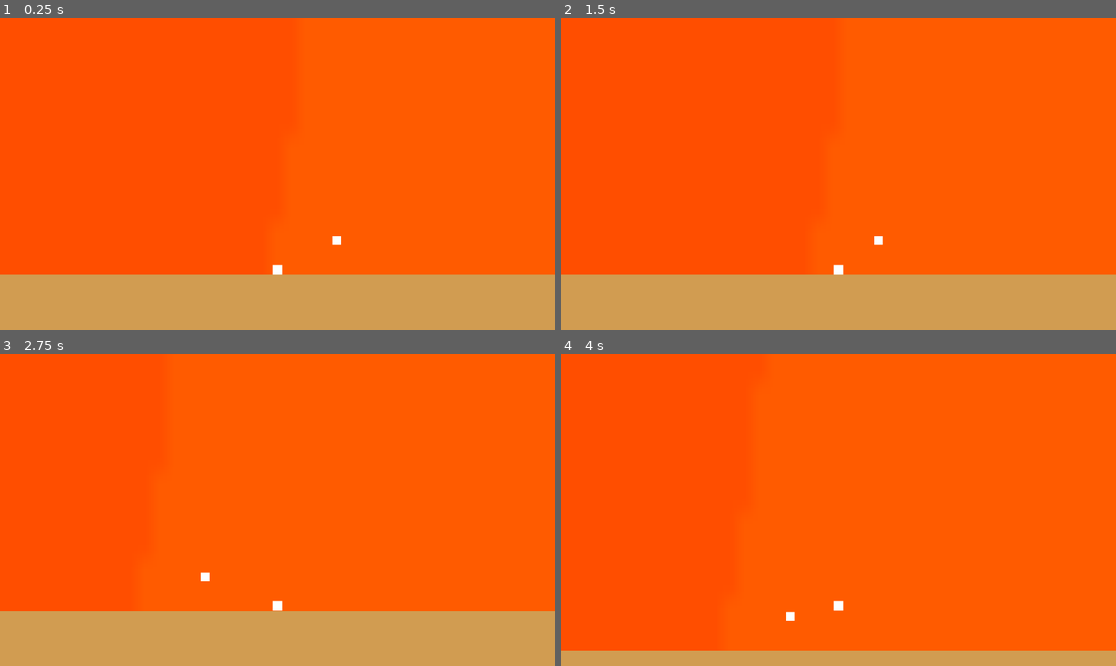
Above: before the commit, frames 1-4 (two rows, left to right).
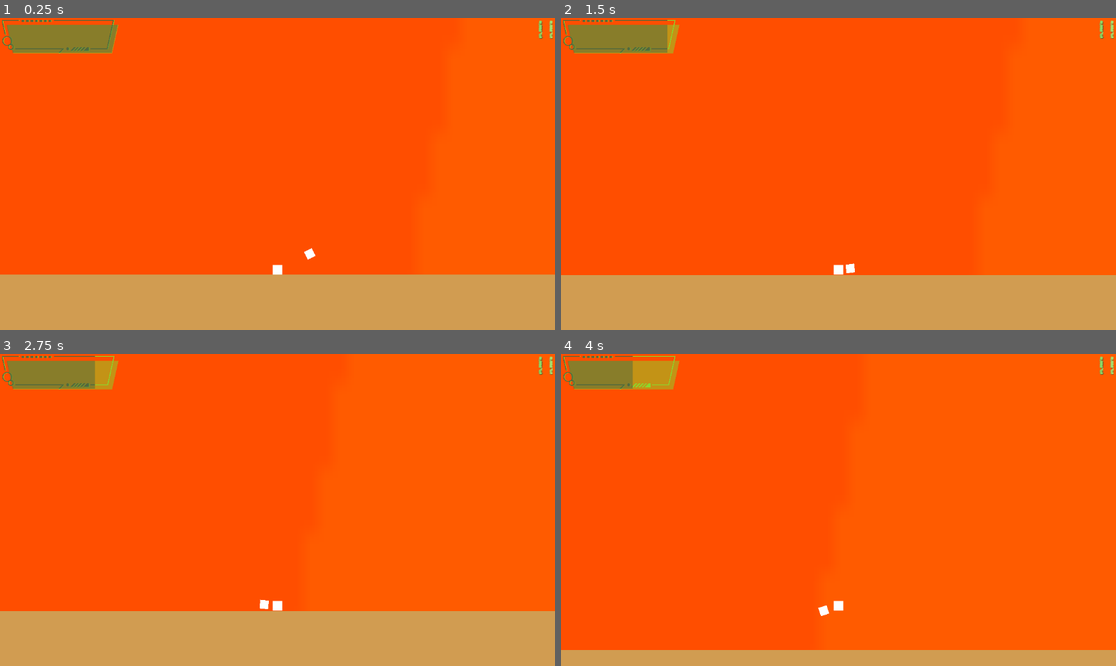
Above: after the commit, the same moments.

Repository: zsimpson-lgtm/The-Agent-Alien-Files
Game: Godot game, scene res://Scenes/Game.tscn
The game is run twice, just before and just after one commit, with the same random seed, the same clock (stepped at 60 frames per second) and the same inputs.
Inputs (mouse positions are in pixels of both pictures, inside the frame that each line leads up to):
- Up to frame 1 (0.25 s): no input
- Up to frame 2 (1.5 s): click (1104, 30) at 0.52 s; tap Enter at 1.25 s; hold D (right) from 1.28 s (still down)
- Up to frame 3 (2.75 s): keep holding D (right); tap Space (jump) at 1.52, 2.27 s
- Up to frame 4 (4 s): release D (right) at 2.78 s; hold A (left) 2.78-3.53 s; tap Space (jump) at 3.5, 3.77 s; hold D (right) from 3.53 s (still down)

The runs differ from the first frame. In frame 1, 2.1% of the frame differs, in the area x 0-100%, y 0-78%; in frame 2, 2.3%, in the area x 0-100%, y 0-83%; in frame 3, 2.0%; in frame 4, 2.3%.
Error before the commit: Invalid access to property or key 'global_position' on a base object of type 'Nil'. (res://Scripts/Enemy.gd:12)

Commit message:
Day 5
Fixed the code for enemy damage. Added the ui to the main game screen, and added a pause menu. Will work on adding buttons to pause menu and add functionality to those and the pause button. I also messed around with the healthbar to make it look like my design and worked on organising things and renaming things to make sense

Diff:
--- a/agent-alien/Scenes/Game.tscn
+++ b/agent-alien/Scenes/Game.tscn
@@ -2,12 +2,38 @@
 
 [ext_resource type="PackedScene" uid="uid://nlnouaeystk8" path="res://Scenes/Player.tscn" id="1_gl6un"]
 [ext_resource type="PackedScene" uid="uid://cxncghnh3v6y0" path="res://Scenes/Enemy.tscn" id="2_gl6un"]
-[ext_resource type="Texture2D" uid="uid://bc6whkwhkh3lv" path="res://Assets/Screen Shot 2026-06-11 at 2.55.24 PM.png" id="3_j5yw3"]
+[ext_resource type="Texture2D" uid="uid://bc6whkwhkh3lv" path="res://Assets/Backdrop.png" id="3_j5yw3"]
+[ext_resource type="Texture2D" uid="uid://bpyvnkpp5oujq" path="res://Assets/Healthbar_Empty.png" id="4_b2bpf"]
+[ext_resource type="Texture2D" uid="uid://1pesxjxisd1p" path="res://Assets/Healthbar_Full.png" id="5_7lihs"]
+[ext_resource type="Texture2D" uid="uid://0nx088tsqabq" path="res://Assets/Pause.png" id="6_7lihs"]
+[ext_resource type="Texture2D" uid="uid://b6k8texn66orb" path="res://Assets/Agent Alien (5).png" id="7_fgofq"]
 
 [sub_resource type="RectangleShape2D" id="RectangleShape2D_iukft"]
 size = Vector2(1155, 314)
 
 [node name="Node2D" type="Node2D" unique_id=1983854155]
+top_level = true
+
+[node name="CanvasLayer" type="CanvasLayer" parent="." unique_id=586048734]
+offset = Vector2(4, 4)
+scale = Vector2(0.2, 0.2)
+transform = Transform2D(0.2, 0, 0, 0.2, 4, 4)
+
+[node name="TextureProgressBar" type="TextureProgressBar" parent="CanvasLayer" unique_id=1462491059]
+show_behind_parent = true
+anchors_preset = -1
+anchor_left = -0.040000003
+anchor_top = -0.18200001
+anchor_right = -0.040000003
+anchor_bottom = -0.18200001
+offset_left = 46.08
+offset_top = 117.936005
+offset_right = 1258.08
+offset_bottom = 466.936
+max_value = 10.0
+value = 10.0
+texture_under = ExtResource("4_b2bpf")
+texture_progress = ExtResource("5_7lihs")
 
 [node name="Player" parent="." unique_id=1100361338 node_paths=PackedStringArray("health_ui") instance=ExtResource("1_gl6un")]
 position = Vector2(-66, -10)
@@ -50,21 +76,30 @@
 
 [node name="ScreenShot20260611At2_55_24Pm" type="Sprite2D" parent="." unique_id=607886359]
 z_index = -14
-position = Vector2(-2631, -2272)
+position = Vector2(-2294, -2457.0002)
 scale = Vector2(10.09042, 14.755144)
 texture = ExtResource("3_j5yw3")
 
-[node name="CanvasLayer" type="CanvasLayer" parent="." unique_id=586048734]
+[node name="CanvasLayer2" type="CanvasLayer" parent="." unique_id=1662910130]
 
-[node name="TextureProgressBar" type="TextureProgressBar" parent="CanvasLayer" unique_id=1462491059]
-anchors_preset = -1
-anchor_left = -0.040000003
-anchor_top = -0.18200001
-anchor_right = -0.040000003
-anchor_bottom = -0.18200001
-offset_left = -24.919998
-offset_top = -26.063995
-offset_right = 30.080002
-offset_bottom = 21.936005
-max_value = 10.0
-value = 7.0
+[node name="TextureButton" type="TextureButton" parent="CanvasLayer2" unique_id=397797266]
+offset_left = 1118.0
+offset_top = 3.0
+offset_right = 1273.0
+offset_bottom = 213.0
+scale = Vector2(0.2, 0.2)
+texture_normal = ExtResource("6_7lihs")
+
+[node name="AgentAlien(5)" type="Sprite2D" parent="CanvasLayer2" unique_id=444767274]
+visible = false
+position = Vector2(576.99994, 700)
+scale = Vector2(0.19421557, 0.16578041)
+texture = ExtResource("7_fgofq")
+offset = Vector2(0, -2500)
+
+[node name="Button" type="Button" parent="CanvasLayer2/AgentAlien(5)" unique_id=1412089164]
+visible = false
+offset_left = -762.03955
+offset_top = -3184.936
+offset_right = 725.99756
+offset_bottom = -2726.4983
--- a/agent-alien/Scripts/Enemy.gd
+++ b/agent-alien/Scripts/Enemy.gd
@@ -1,13 +1,14 @@
 extends CharacterBody2D
 var speed: float = 250.0
-var player: CharacterBody2D
+var player
 
 
 
 # Called when the node enters the scene tree for the first time.
 func _ready() -> void:
+	player = get_parent().get_node("Player")
+	pass
 
-	pass
 func _process(delta: float) -> void:
 	look_at(player.global_position)
 	velocity = Vector2(1, 0).rotated(rotation) * speed
--- a/agent-alien/Scripts/player.gd
+++ b/agent-alien/Scripts/player.gd
@@ -7,11 +7,12 @@
 var score: int = 0
 var gravity: = 980
 var health: int = 10
-var player = CharacterBody2D
+var player
 @export var health_ui: TextureProgressBar
 func _ready() -> void:
 	health_ui.max_value = health
 	health_ui.value = health
+	player = get_parent().get_node("Player")
 
 
 # Called every frame. 'delta' is the elapsed time since the previous frame.
@@ -33,14 +34,7 @@
 		velocity.x = move_toward(velocity.x, 0, SPEED)
 
 
-	pass
-
 	move_and_slide()
-
-
-
-
-	pass # Replace with function body.
 
 func take_damage() -> void:
 	if health > 1:
@@ -49,6 +43,6 @@
 	else:
 		get_tree().call_deferred("reload_current_scene")
 
-#func _on_area_2d_body_entered(body: CharacterBody2D) -> void:
-		#if body.is_in_group("Enemy"):
-			#player.take_damage
+func _on_area_2d_body_entered(body: CharacterBody2D) -> void:
+		if body.is_in_group("Enemy"):
+			player.take_damage()
Binary file added: agent-alien/Assets/Agent Alien (5).png
Not shown, added: agent-alien/Assets/Agent Alien (5).png.import
Renamed: agent-alien/Assets/Screen Shot 2026-06-11 at 2.55.24 PM.png -> agent-alien/Assets/Backdrop.png
Not shown, added: agent-alien/Assets/Backdrop.png.import
Binary file added: agent-alien/Assets/Healthbar_Empty.png
Not shown, changed: agent-alien/Assets/Healthbar_Empty.png.import
Binary file added: agent-alien/Assets/Healthbar_Full.png
Not shown, added: agent-alien/Assets/Healthbar_Full.png.import
Binary file added: agent-alien/Assets/Pause.png
Not shown, added: agent-alien/Assets/Pause.png.import
Not shown, changed: agent-alien/.DS_Store
Not shown, added: agent-alien/Scripts/.DS_Store
